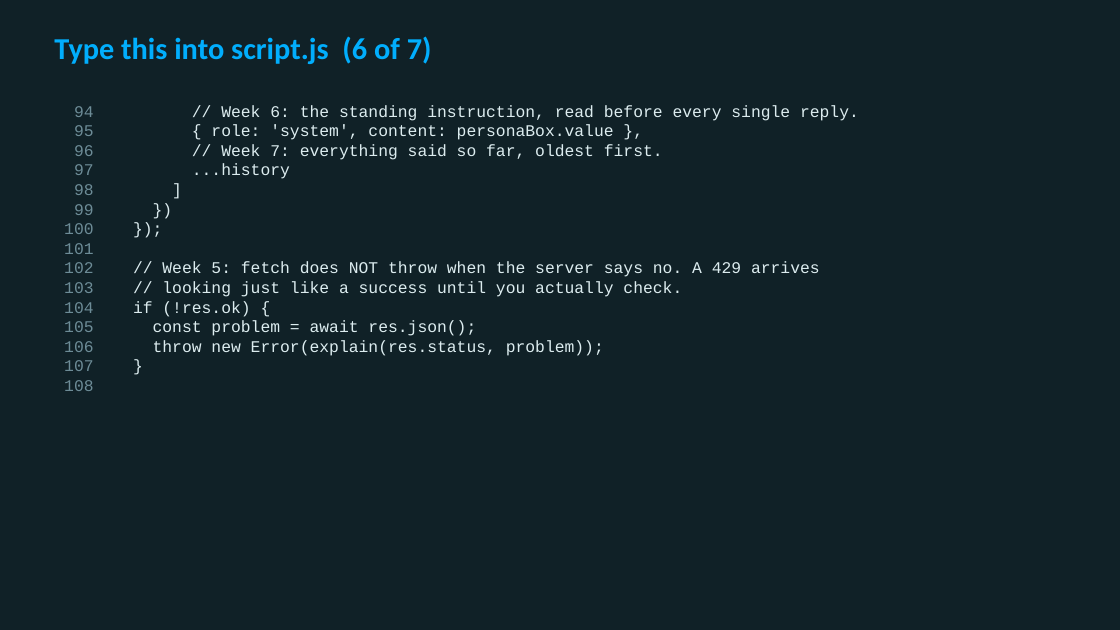
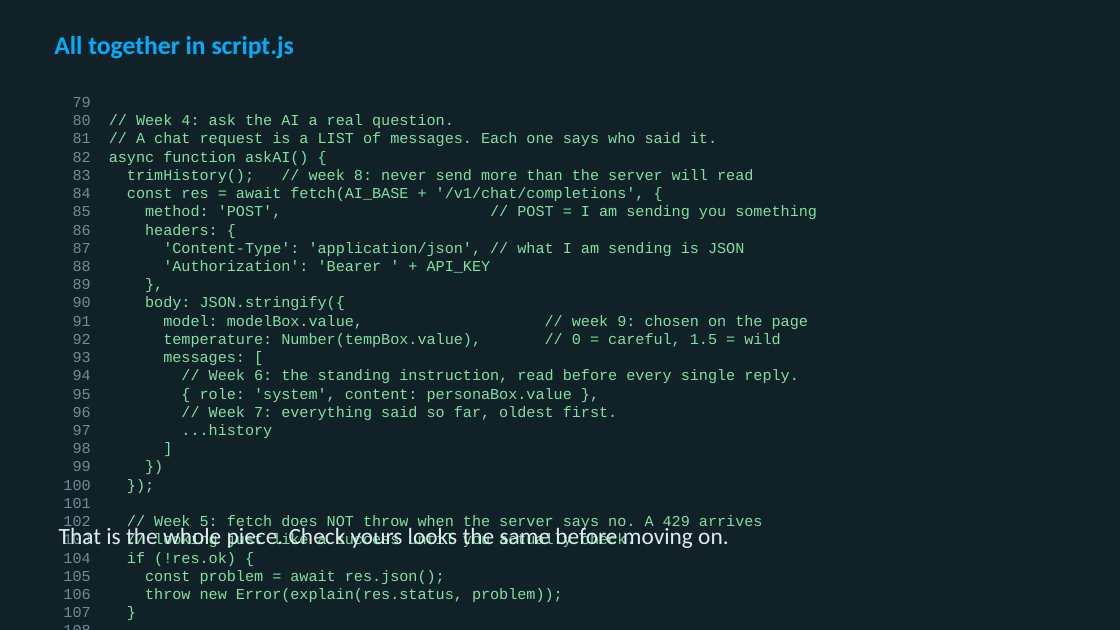
Before and after one commit to utgapps/utgapps.github.io, a slide deck: slide 44 of ai101/slides/week-09.pptx (slide 11 before the commit). Drawn at 1120x630 pixels with LibreOffice and Linux fonts; fonts in the diff are those of the drawing. Boxes give left, top, right and bottom in pixels: in the first picture for what was removed or moved away, otherwise in the second. Text is boxed around its words. In the diff, an @@ line names an element or a change of style, - is before the commit and + after.

```diff
--- a/ai101/slides/week-09.pptx
+++ b/ai101/slides/week-09.pptx
@@ text at box(54, 36, 294, 59): text changed; size 26 to 22 pt @@
-Type this into script.js (6 of 7)
+All together in script.js
@@ text at box(63, 97, 817, 617): paragraphs added @@
+109 const data = await res.json();
+110 return data.choices[0].message.content;
+111 }
@@ text "79": place and size @@
-text "79" at box(74, 105, 859, 356)
+text "79" at box(63, 97, 817, 617)
@@ text at box(73, 97, 817, 365): paragraphs added @@
+79
+80 // Week 4: ask the AI a real question.
+81 // A chat request is a LIST of messages. Each one says who said it.
+82 async function askAI() {
+83 trimHistory(); // week 8: never send more than the server will read
+84 const res = await fetch(AI_BASE + '/v1/chat/completions', {
+85 method: 'POST', // POST = I am sending you something
+86 headers: {
+87 'Content-Type': 'application/json', // what I am sending is JSON
+88 'Authorization': 'Bearer ' + API_KEY
+89 },
+90 body: JSON.stringify({
+91 model: modelBox.value, // week 9: chosen on the page
+92 temperature: Number(tempBox.value), // 0 = careful, 1.5 = wild
+93 messages: [
@@ text at box(63, 369, 799, 617): size 14 to 13 pt in "94 // Week 6: the standing instruction, ...", "95 { role: 'system', content: personaBox.value },", "96 // Week 7: everything said so ...", "97 ...history" and 11 more places; text colour #DCECEF to #7FE0A0 in "// Week 6: the standing instruction, read ...", "{ role: 'system', content: personaBox.value },", "// Week 7: everything said so far, ...", "...history" and 9 more places @@
@@ text added at box(59, 524, 728, 548), 20 pt, text #DCECEF @@
+That is the whole piece. Check yours looks the same before moving on.
```
Also in this commit, not shown: 5 other slides changed, 34 slides added, 1 slide removed, 18 other files.
